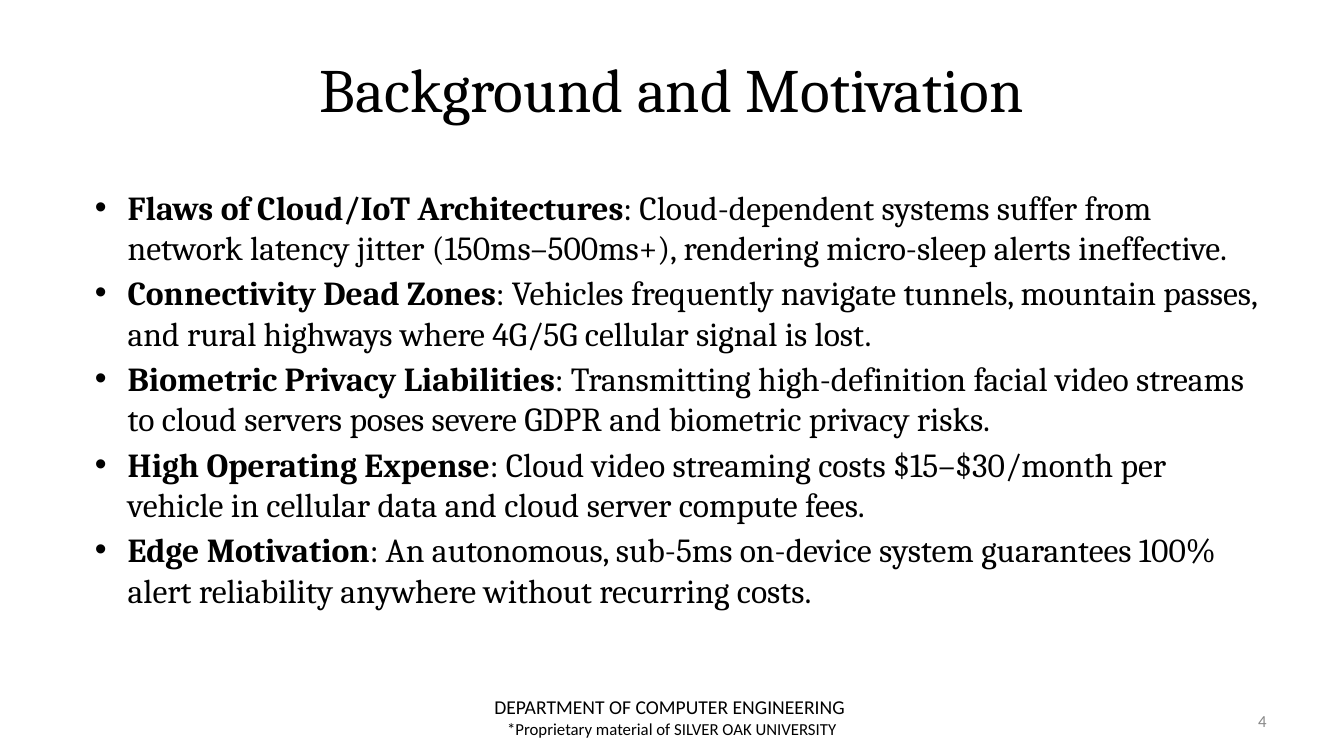
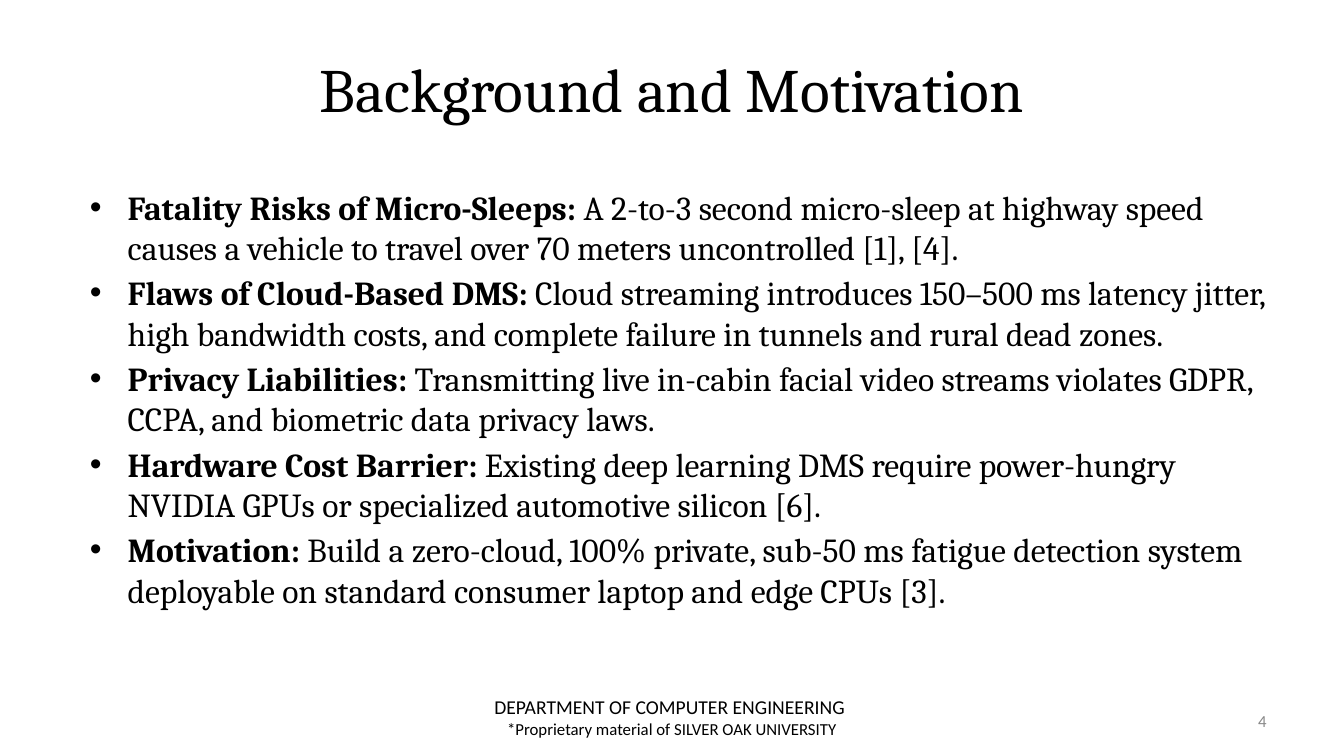
Before and after one commit to zoro1126/ALERT, a slide deck: slide 4 of review_docs/Review-2/NEW_Presentation_ALERT_CE_AIML_31.pptx. Drawn at 1344x756 pixels with LibreOffice and Linux fonts; fonts in the diff are those of the drawing; background and template pictures are left out. Boxes give left, top, right and bottom in pixels: in the first picture for what was removed or moved away, otherwise in the second. Text is boxed around its words. In the diff, an @@ line names an element or a change of style, - is before the commit and + after.

Commit message:
Added data for the report and model benchmarks

```diff
--- a/review_docs/Review-2/NEW_Presentation_ALERT_CE_AIML_31.pptx
+++ b/review_docs/Review-2/NEW_Presentation_ALERT_CE_AIML_31.pptx
@@ text at bbox=[128, 196, 1266, 611]: text changed @@
-• Flaws of Cloud/IoT Architectures: Cloud-dependent systems suffer from network latency jitter (150ms–500ms+), rendering micro-sleep alerts ineffective.
-• Connectivity Dead Zones: Vehicles frequently navigate tunnels, mountain passes, and rural highways where 4G/5G cellular signal is lost.
-• Biometric Privacy Liabilities: Transmitting high-definition facial video streams to cloud servers poses severe GDPR and biometric privacy risks.
-• High Operating Expense: Cloud video streaming costs $15–$30/month per vehicle in cellular data and cloud server compute fees.
-• Edge Motivation: An autonomous, sub-5ms on-device system guarantees 100% alert reliability anywhere without recurring costs.
+• Fatality Risks of Micro-Sleeps: A 2-to-3 second micro-sleep at highway speed causes a vehicle to travel over 70 meters uncontrolled [1], [4].
+• Flaws of Cloud-Based DMS: Cloud streaming introduces 150–500 ms latency jitter, high bandwidth costs, and complete failure in tunnels and rural dead zones.
+• Privacy Liabilities: Transmitting live in-cabin facial video streams violates GDPR, CCPA, and biometric data privacy laws.
+• Hardware Cost Barrier: Existing deep learning DMS require power-hungry NVIDIA GPUs or specialized automotive silicon [6].
+• Motivation: Build a zero-cloud, 100% private, sub-50 ms fatigue detection system deployable on standard consumer laptop and edge CPUs [3].
```
Also in this commit, not shown: 12 other slides changed, 5 slides added, 5 slides removed, 9 other files.
